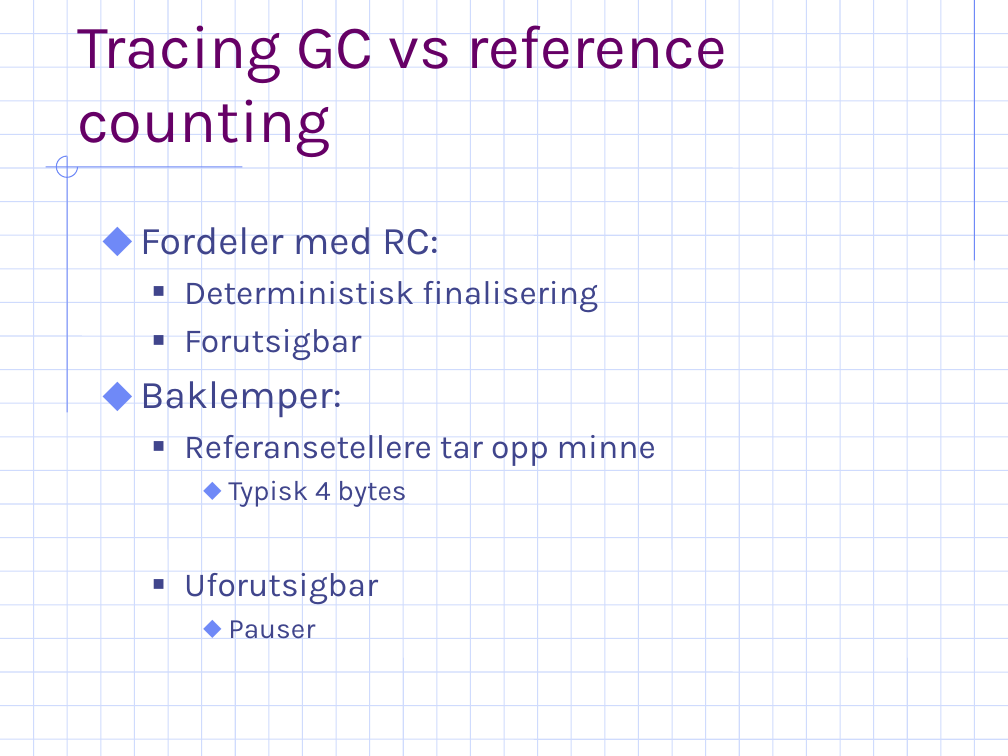
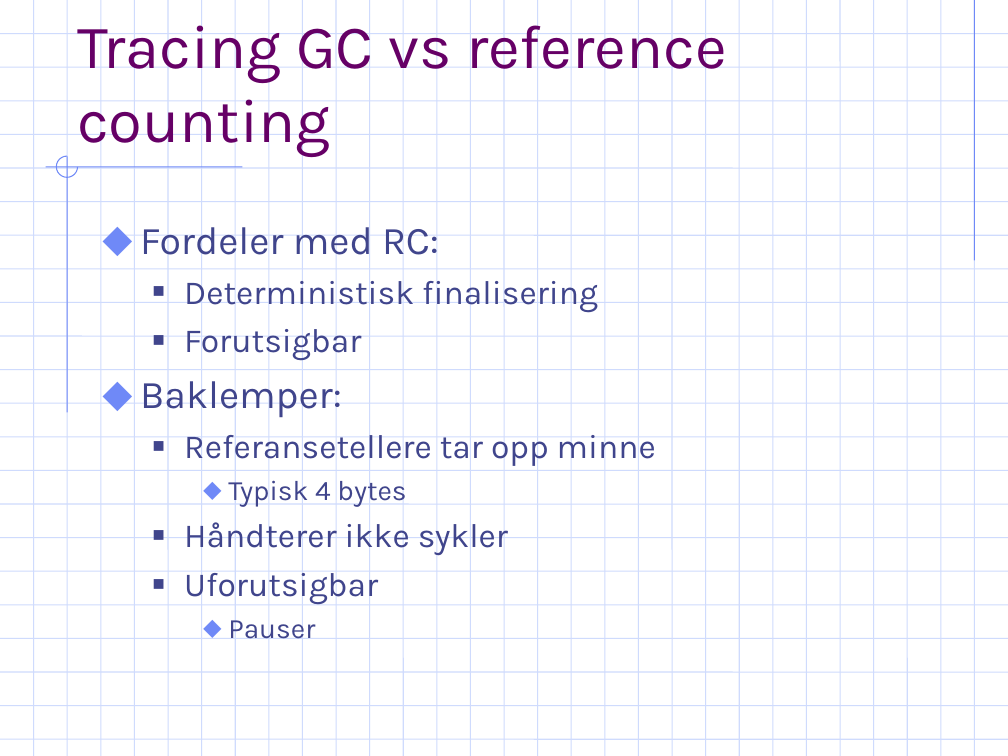
Before and after one commit to ArildF/masters, a slide deck: slide 25 of trunk/thesis/presentation.ppt. Drawn at 1008x756 pixels with LibreOffice and Linux fonts; fonts in the diff are those of the drawing; background and template pictures are left out. Boxes give left, top, right and bottom in pixels: in the first picture for what was removed or moved away, otherwise in the second. Text is boxed around its words. In the diff, an @@ line names an element or a change of style, - is before the commit and + after.

```diff
--- a/trunk/thesis/presentation.ppt
+++ b/trunk/thesis/presentation.ppt
@@ text at <box>184,517,508,556</box>: paragraph added @@
+  ■ Håndterer ikke sykler
```
Also in this commit, not shown: 37 slides added, 1 slide removed.
